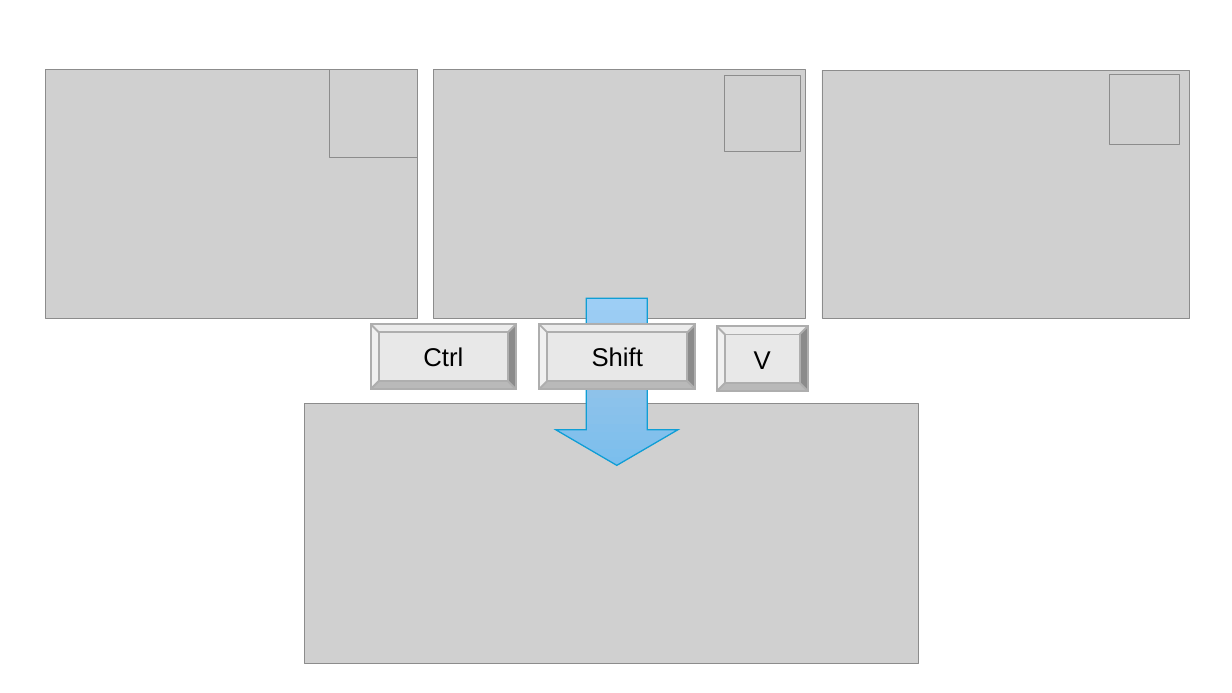
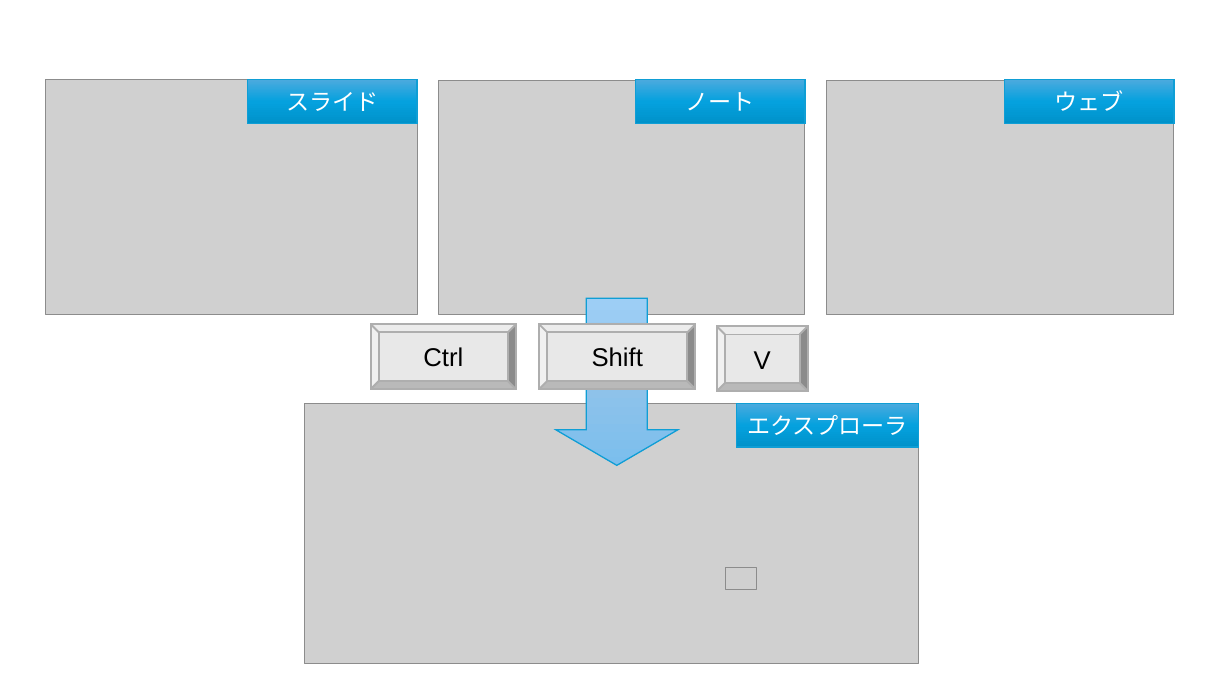
Before and after one commit to tnagata012/ClipSave, a slide deck: slide 2 of docs/distribution/store/listing/design-source/ja-JP/clipsave-store-listing-design-source.pptx. Drawn at 1232x693 pixels with LibreOffice and Linux fonts; fonts in the diff are those of the drawing; grey boxes stand for pictures. Boxes give left, top, right and bottom in pixels: in the first picture for what was removed or moved away, otherwise in the second. Text is boxed around its words. In the diff, an @@ line names an element or a change of style, - is before the commit and + after.

```diff
--- a/docs/distribution/store/listing/design-source/ja-JP/clipsave-store-listing-design-source.pptx
+++ b/docs/distribution/store/listing/design-source/ja-JP/clipsave-store-listing-design-source.pptx
@@ picture: place and size @@
-picture at [45, 69, 417, 318]
+picture at [45, 79, 417, 314]
@@ rectangle added at [248, 79, 418, 123], fill gradient #4CAADF to #05A2DF to #0092CB, outline #0F9ED5 1 pt, 18 pt, text #FFFFFF @@
+スライド
@@ picture removed at [329, 69, 417, 157] @@
@@ picture: place and size @@
-picture at [433, 69, 806, 318]
+picture at [438, 80, 805, 315]
@@ rectangle added at [636, 79, 806, 123], fill gradient #4CAADF to #05A2DF to #0092CB, outline #0F9ED5 1 pt, 18 pt, text #FFFFFF @@
+ノート
@@ picture removed at [725, 76, 800, 152] @@
@@ picture: place and size @@
-picture at [823, 70, 1190, 318]
+picture at [826, 80, 1174, 315]
@@ rectangle added at [1005, 79, 1175, 123], fill gradient #4CAADF to #05A2DF to #0092CB, outline #0F9ED5 1 pt, 18 pt, text #FFFFFF @@
+ウェブ
@@ picture removed at [1109, 75, 1179, 145] @@
@@ rectangle added at [737, 404, 919, 447], fill gradient #4CAADF to #05A2DF to #0092CB, outline #0F9ED5 1 pt, 18 pt, text #FFFFFF @@
+エクスプローラ
@@ picture added at [726, 567, 757, 590] @@
```
Also in this commit, not shown: 3 other files.
